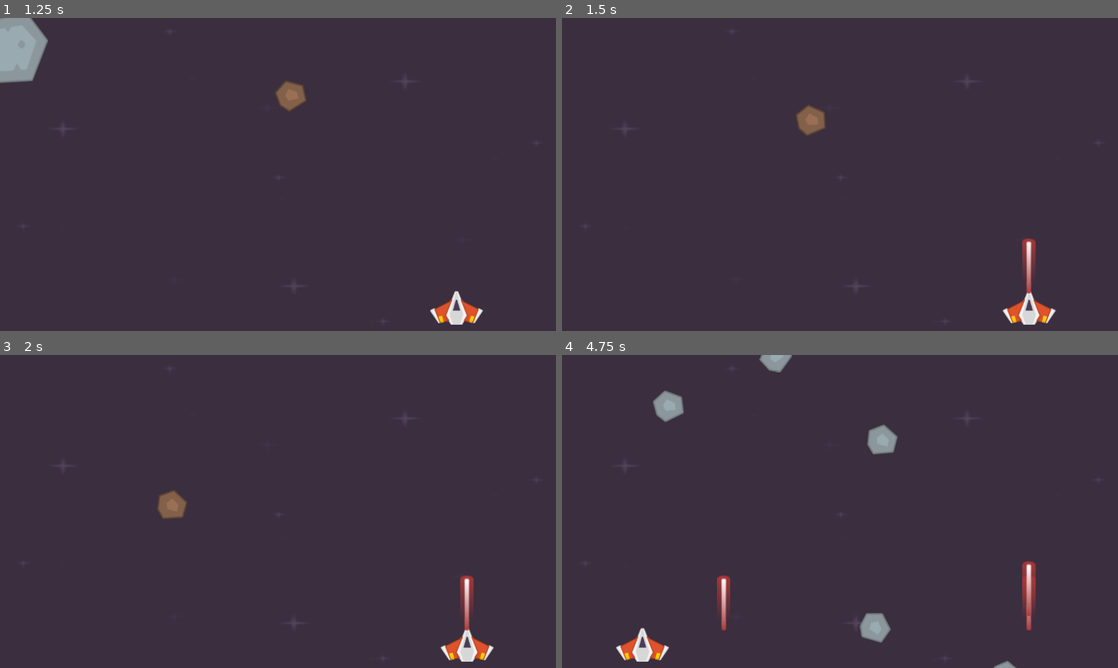
Above: before the commit, frames 1-4 (two rows, left to right).
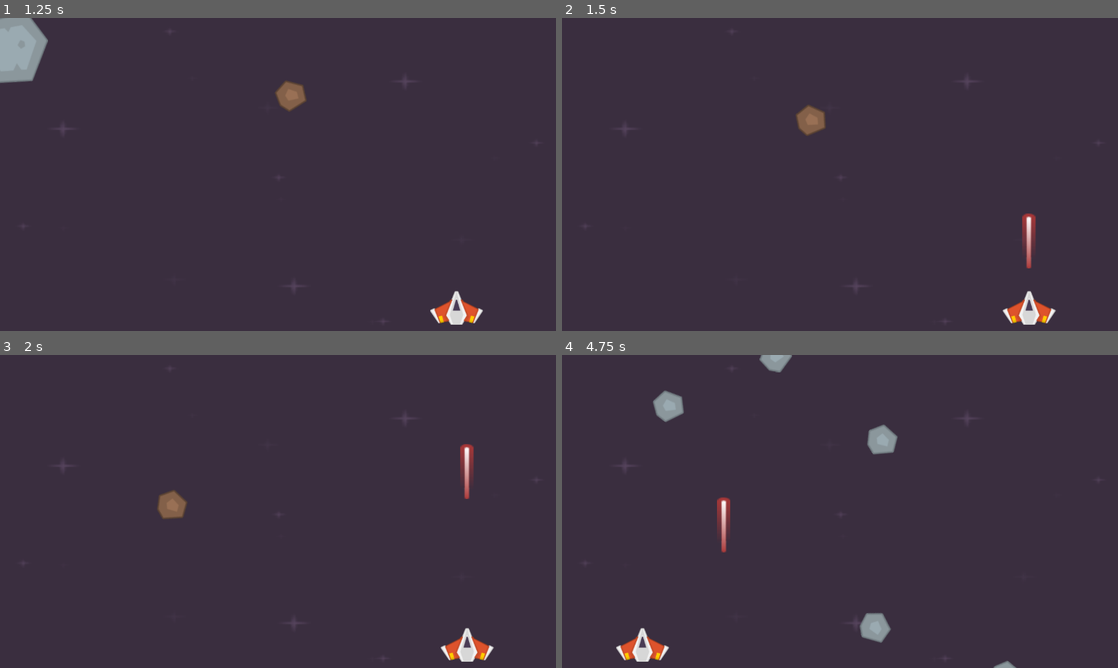
Above: after the commit, the same moments.

Repository: nonakarim/godot-space-shooter
Game: Godot game, scene res://Scenes/level.tscn
Two runs of this game, one before a commit and one after it. Both use one fixed random seed, a clock stepped at 60 frames per second and the inputs below.
Inputs:
- Up to frame 1 (1.25 s): tap Enter at 0.5 s; hold Right (KeyRight) from 0.53 s (still down); tap O (Original) at 0.6 s
- Up to frame 2 (1.5 s): release Right (KeyRight) at 1.28 s; hold Down (KeyDown) from 1.28 s (still down); tap Space (Shoot) at 1.35 s
- Up to frame 3 (2 s): keep holding Down (KeyDown)
- Up to frame 4 (4.75 s): release Down (KeyDown) at 2.03 s; hold Right (KeyRight) 2.03-2.78 s; tap O (Original) at 2.1, 3.6 s; hold Up (KeyUp) 2.78-3.53 s; tap Space (Shoot) at 2.85, 4.35 s; hold Left (KeyLeft) from 3.53 s (still down)

Frame 1 is identical in both runs. In frame 2, 0.5% of the frame differs, in the area x 82-86%, y 62-88%; in frame 3, 0.7%; in frame 4, 1.1%, in the area x 27-86%, y 45-88%.

Commit message:
Add laser movement

Diff:
--- a/Scenes/laser.tscn
+++ b/Scenes/laser.tscn
@@ -1,5 +1,6 @@
-[gd_scene load_steps=3 format=3 uid="uid://c2nkxjmmn6d5m"]
+[gd_scene load_steps=4 format=3 uid="uid://c2nkxjmmn6d5m"]
 
+[ext_resource type="Script" uid="uid://don8odp14i7et" path="res://Scripts/laser.gd" id="1_mou6w"]
 [ext_resource type="Texture2D" uid="uid://cer33y47mp45d" path="res://Graphics/PNG/Lasers/laserRed01.png" id="1_r1bh0"]
 
 [sub_resource type="RectangleShape2D" id="RectangleShape2D_6vqwg"]
@@ -8,6 +9,7 @@
 [node name="Laser" type="Area2D"]
 collision_layer = 8
 collision_mask = 2
+script = ExtResource("1_mou6w")
 
 [node name="LaserImage" type="Sprite2D" parent="."]
 position = Vector2(-1, -12)
--- /dev/null
+++ b/Scripts/laser.gd
@@ -0,0 +1,4 @@
+extends Area2D
+@export var speed = 500
+func _process(delta: float) -> void:
+	position.y -= speed * delta
--- a/Scripts/meteors.gd
+++ b/Scripts/meteors.gd
@@ -20,5 +20,5 @@
 	position += Vector2(direction, 1.0) * speed * delta
 	rotation_degrees += rotation_speed * delta;
 
-func _on_body_entered(body: Node2D) -> void:
+func _on_body_entered(_body: Node2D) -> void:
 	print("Body Entered")
--- a/Scripts/player.gd
+++ b/Scripts/player.gd
@@ -9,7 +9,7 @@
 	position = Vector2(576, 650)
 
 
-func _process(delta: float) -> void:
+func _process(_delta: float) -> void:
 	var direction = Input.get_vector("KeyLeft","KeyRight","KeyUp","KeyDown")
 
 	velocity = direction * speed
Not shown, added: Scripts/laser.gd.uid
